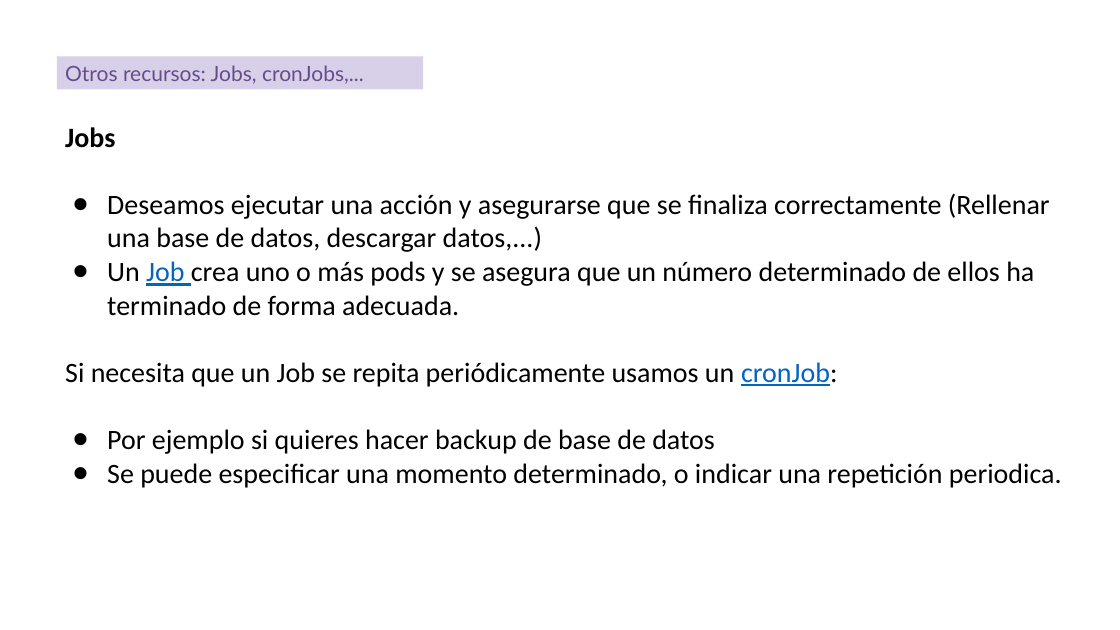
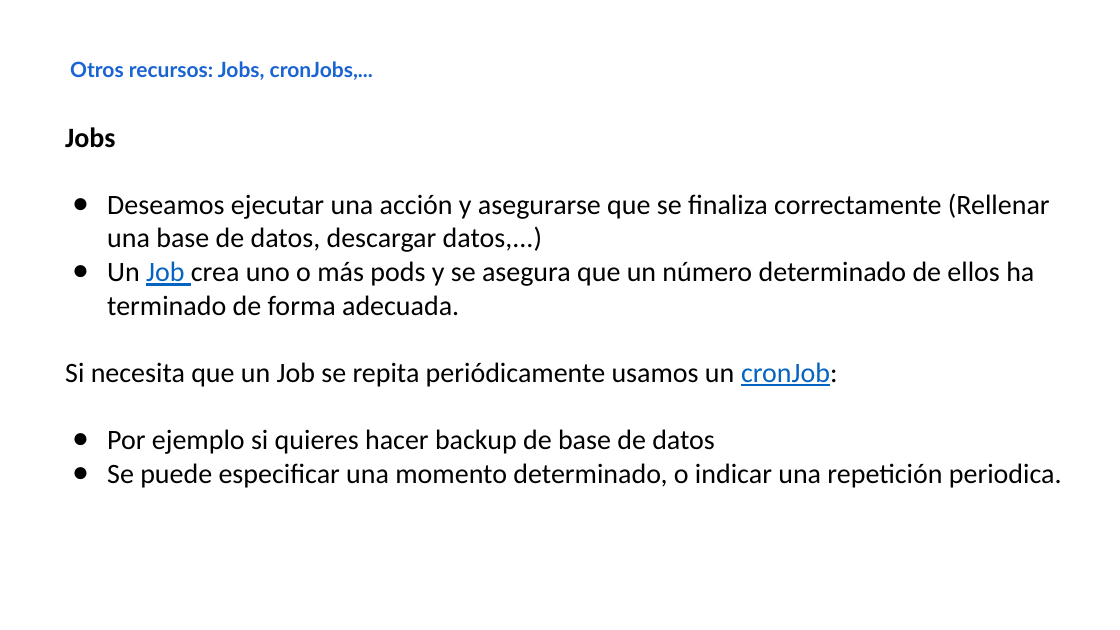
Before and after one commit to iesgn/curso_kubernetes_2020, a slide deck: slide 22 of unidad4/presentacion_unidad4.odp. Drawn at 1120x630 pixels with LibreOffice and Linux fonts; fonts in the diff are those of the drawing. Boxes give left, top, right and bottom in pixels: in the first picture for what was removed or moved away, otherwise in the second. Text is boxed around its words. In the diff, an @@ line names an element or a change of style, - is before the commit and + after.

```diff
--- a/unidad4/presentacion_unidad4.odp
+++ b/unidad4/presentacion_unidad4.odp
@@ text "Otros recursos: Jobs, cronJobs,...": place and size @@
-text "Otros recursos: Jobs, cronJobs,..." at bbox=[57, 56, 423, 89]
+text "Otros recursos: Jobs, cronJobs,..." at bbox=[70, 61, 373, 80]
@@ text "Otros recursos: Jobs, cronJobs,..." at bbox=[70, 61, 373, 80]: text colour #654D8C to #1963D3, bold on; vertical alignment middle to top; fill #D8D0E8 to none @@
```
Also in this commit, not shown: 23 other slides changed, 2 other files.
